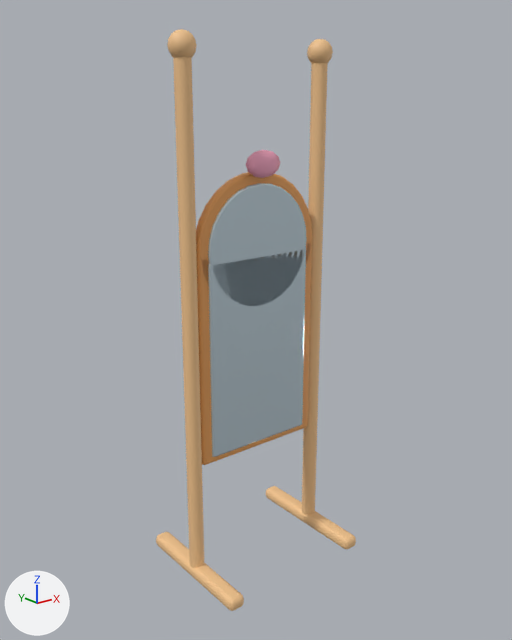
One commit to the glTF model assets/custom/models/standing-mirror.glb: the scene before it, then after it.
The view is the same before and after, from a 50 mm camera at (-1.19, -1.488, 1.334) aimed at (-0.001, -0.001, 0.739). The lights are fixed; the arrows at lower left show +X, +Y and +Z. The first picture is the older version. Vertices at exactly the same position are counted once.

Objects in the first picture: 'standing-mirror'.
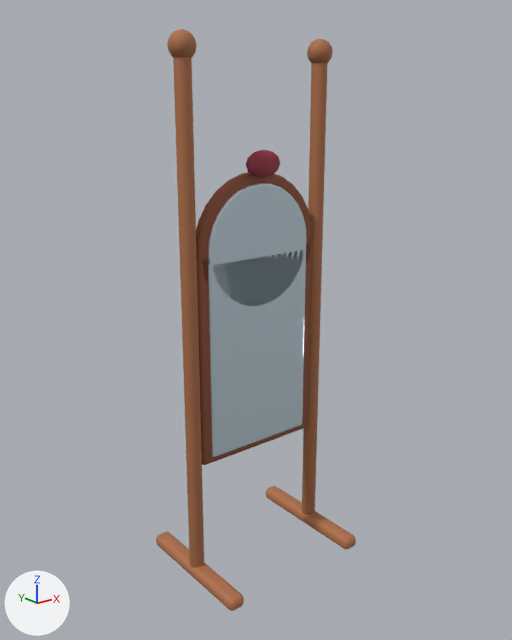
What changed in the scene script:
```text
Change mat_mirror_glass:
    where n0 = _N.new('ShaderNodeBsdfPrincipled'); n0.name = 'Principled BSDF'
    remove n0.inputs[0].default_value = (0.723, 0.871, 0.956, 1.0)  # 'Base Color', pale blue #ddf0fa
    add n2 = _N.new('ShaderNodeMix'); n2.name = 'Mix'
    add n2.data_type = 'RGBA'
    add n2.blend_type = 'MULTIPLY'
    add n2.inputs[0].default_value = 1.0  # 'Factor'
    add n2.inputs[7].default_value = (0.723, 0.871, 0.956, 1.0)  # 'B', pale blue #ddf0fa
    add n3 = _N.new('ShaderNodeVertexColor'); n3.name = 'Color Attribute'
    add _L.new(n2.outputs[2], n0.inputs[0])  # 'Result' to 'Base Color'
    add _L.new(n3.outputs[0], n2.inputs[6])  # 'Color' to 'A'
Add mat_paint:
    mat_paint = bpy.data.materials.new('paint')
    mat_paint.use_nodes = True; mat_paint.node_tree.nodes.clear()
    _N = mat_paint.node_tree.nodes; _L = mat_paint.node_tree.links
    n0 = _N.new('ShaderNodeBsdfPrincipled'); n0.name = 'Principled BSDF'
    n0.inputs[2].default_value = 0.72  # 'Roughness'
    n1 = _N.new('ShaderNodeOutputMaterial'); n1.name = 'Material Output'
    n2 = _N.new('ShaderNodeVertexColor'); n2.name = 'Color Attribute'
    _L.new(n0.outputs[0], n1.inputs[0])  # 'BSDF' to 'Surface'
    _L.new(n2.outputs[0], n0.inputs[0])  # 'Color' to 'Base Color'
Change me_standing_mirror:
    where me_standing_mirror.from_pydata(...)  # 1188 vertices, 2332 faces; spans x -0.253..0.253, y -0.2..0.2, z 0.0..1.485
    used by ob_standing_mirror; location = (0.0, 0.0, 0.0)
    me_standing_mirror part 1: 968 faces spanning x -0.253..0.253, y -0.2..0.2, z 0.0..1.485 switch from mat_f_light (beige #f2c48d) to mat_paint
    me_standing_mirror part 2: 632 faces spanning x -0.2..0.2, y -0.015..0.015, z 0.35..1.15 switch from mat_f_wood (orange #e8a25c) to mat_paint
    me_standing_mirror part 3: 100 faces spanning x -0.053..0.053, y -0.05..-0.01, z 1.134..1.206 switch from mat_mirror_bow (pink #f5a7c2) to mat_paint
```

What differs and where, as boxes (x1, y1, x2, y2) in the pictures (512 x 640 px):
'standing-mirror', recoloured, surface changed (darker): (156, 29, 356, 611) in both
part 1 of me_standing_mirror, recoloured (darker): (156, 29, 356, 611) in both
part 2 of me_standing_mirror, recoloured (darker): (196, 172, 312, 465) in both
part 3 of me_standing_mirror, recoloured (darker): (246, 150, 280, 178) in both
